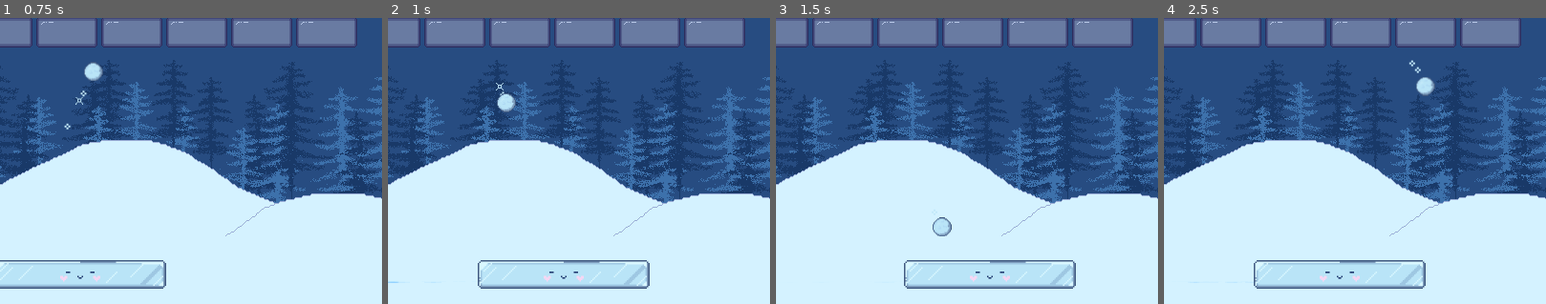
Above: before the commit, frames 1-4 (left to right).
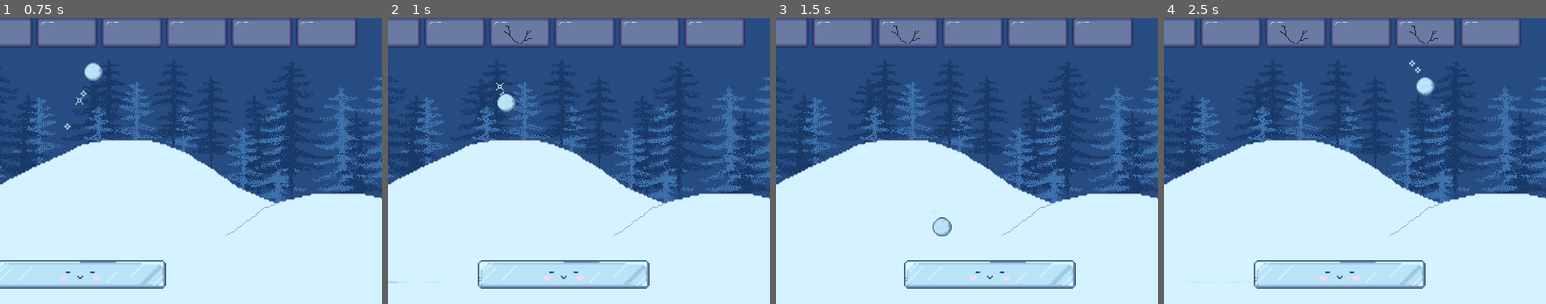
Above: after the commit, the same moments.

Repository: aysieelf/Snow-Break
Game: Godot game, scene res://levels/scenes/main_scene.tscn
Two runs of this game, one before a commit and one after it. Both use one fixed random seed, a clock stepped at 60 frames per second and the inputs below.
Inputs:
- Up to frame 1 (0.75 s): hold Right (move_right) from 0.53 s (still down)
- Up to frame 2 (1 s): keep holding Right (move_right)
- Up to frame 3 (1.5 s): release Right (move_right) at 1.28 s; hold A (move_left) from 1.28 s (still down)
- Up to frame 4 (2.5 s): release A (move_left) at 2.03 s; hold Right (move_right) from 2.03 s (still down)
The pictures show only the part of the screen within x 50-100%, y 49-99%; the shares and areas given below are measured in that part.

Frame 1 is identical in both runs. In frame 2, less than 0.1% of the frame differs, in the area x 30-38%, y 2-9%; in frame 3, less than 0.1%; in frame 4, less than 0.1%, in the area x 30-72%, y 2-9%.

Commit message:
update: strong_brick.gd - use constants for health

Diff:
--- a/winter-splinter/levels/scenes/gameplay/strong_brick.gd
+++ b/winter-splinter/levels/scenes/gameplay/strong_brick.gd
@@ -1,7 +1,7 @@
 extends StaticBody2D
 
-var max_health = 3
-var current_health = 3
+var max_health = Constants.STRONG_BRICK_MAX_HEALTH
+var current_health = max_health
 
 func _ready() -> void:
 	reset_brick()
--- a/winter-splinter/levels/scenes/gameplay/strong_brick.tscn
+++ b/winter-splinter/levels/scenes/gameplay/strong_brick.tscn
@@ -1,6 +1,9 @@
-[gd_scene load_steps=4 format=3 uid="uid://b1c5u72m6lcn5"]
+[gd_scene load_steps=7 format=3 uid="uid://b1c5u72m6lcn5"]
 
+[ext_resource type="Script" path="res://levels/scenes/gameplay/strong_brick.gd" id="1_hdqax"]
 [ext_resource type="Texture2D" uid="uid://8awy2hh4mpfn" path="res://assets/sprites/bricks/strong-brick.png" id="2_8jo1y"]
+[ext_resource type="Texture2D" uid="uid://veiqxjxuqqca" path="res://assets/sprites/bricks/strong-brick-2h.png" id="3_j5pev"]
+[ext_resource type="Texture2D" uid="uid://cwcumdldp4hag" path="res://assets/sprites/bricks/strong-brick-1h.png" id="4_a7qsf"]
 
 [sub_resource type="Curve" id="Curve_eb7ot"]
 _data = [Vector2(0.0483516, 0.995162), 0.0, 0.0, 0, 0, Vector2(1, 0.165426), 0.0, 0.0, 0, 0]
@@ -14,13 +17,22 @@
 layout_mode = 3
 anchors_preset = 0
 
-[node name="Brick" type="StaticBody2D" parent="."]
+[node name="StrongBrick" type="StaticBody2D" parent="."]
 position = Vector2(32, 16)
+script = ExtResource("1_hdqax")
 
-[node name="NormalBrick" type="Sprite2D" parent="Brick"]
+[node name="NormalBrick" type="Sprite2D" parent="StrongBrick"]
 texture = ExtResource("2_8jo1y")
 
-[node name="BreakBrick" type="CPUParticles2D" parent="Brick"]
+[node name="HealthBreakTwo" type="Sprite2D" parent="StrongBrick"]
+visible = false
+texture = ExtResource("3_j5pev")
+
+[node name="HealthBreakOne" type="Sprite2D" parent="StrongBrick"]
+visible = false
+texture = ExtResource("4_a7qsf")
+
+[node name="BreakBrick" type="CPUParticles2D" parent="StrongBrick"]
 emitting = false
 amount = 10
 lifetime = 0.35
@@ -35,5 +47,5 @@
 scale_amount_curve = SubResource("Curve_eb7ot")
 color = Color(0.960784, 0.843137, 0.952941, 1)
 
-[node name="CollisionShape2D" type="CollisionShape2D" parent="Brick"]
+[node name="CollisionShape2D" type="CollisionShape2D" parent="StrongBrick"]
 shape = SubResource("RectangleShape2D_xbmfq")
